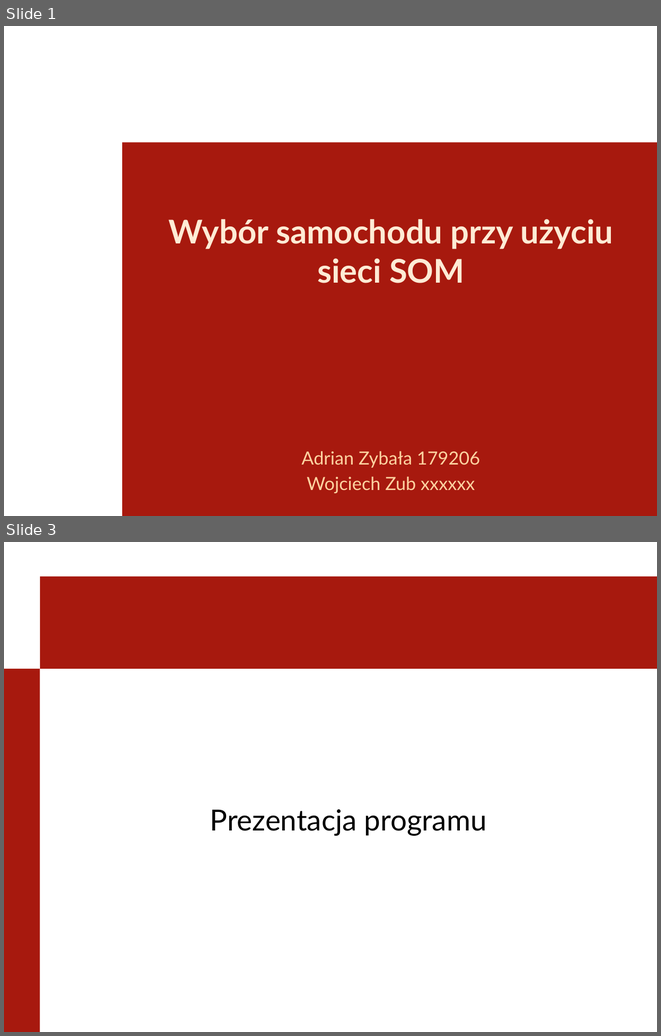
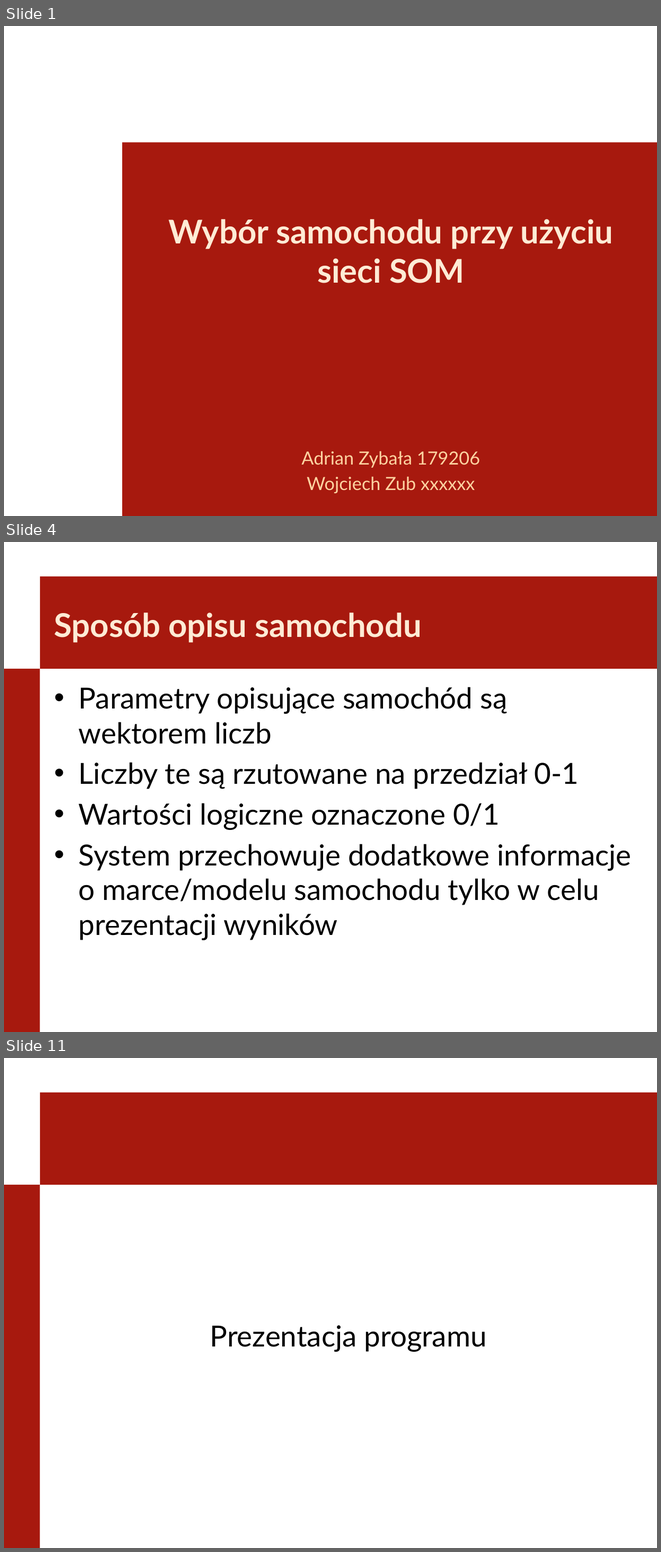
Before and after one commit to lastverb/SWDSOM, a slide deck: Prezentacja.pptx. Shown one above the other, each under a label of ours: slides 1 and 3 before the commit, slides 1, 4 and 11 after it; the slides between them are not shown. The pictures are 661x1036 and 661x1552 pixels, drawn with LibreOffice and Linux fonts; fonts in the diff are those of the drawing; background and template pictures are left out. Boxes give left, top, right and bottom in pixels: in the first picture for what was removed or moved away, otherwise in the second. Text is boxed around its words. In the diff, an @@ line names an element or a change of style, - is before the commit and + after.

Commit message:
wiekszosc prezentacji

```diff
--- a/Prezentacja.pptx
+++ b/Prezentacja.pptx
@@ slide 4 added at [4, 542, 657, 1032], background #FFFFFF; not listed: 2 template elements that a slide beside it also shows @@
@@ title added at [54, 612, 422, 643], 36 pt, text #FFEBD5, bold @@
+Sposób opisu samochodu
@@ text added at [79, 687, 632, 940], 32 pt, text #000000 @@
+• Parametry opisujące samochód są wektorem liczb
+• Liczby te są rzutowane na przedział 0-1
+• Wartości logiczne oznaczone 0/1
+• System przechowuje dodatkowe informacje o marce/modelu samochodu tylko w celu prezentacji wyników
@@ what was slide 3 is now slide 11 @@
```
Also in this commit, not shown: 1 slide changed, 8 other slides added, 1 other file.
